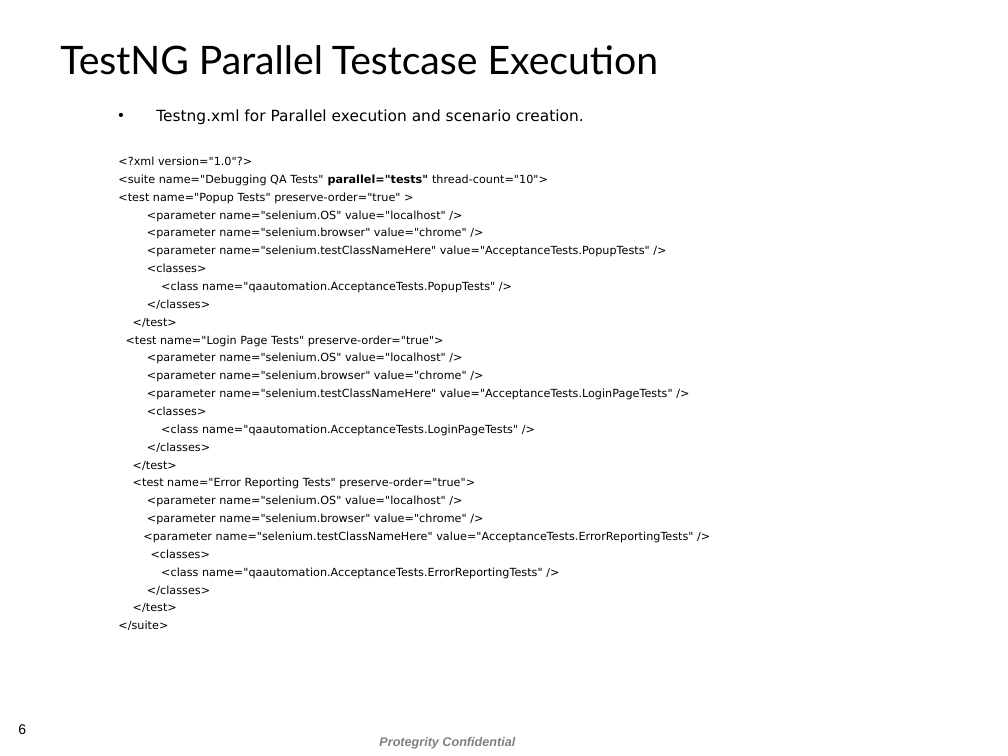
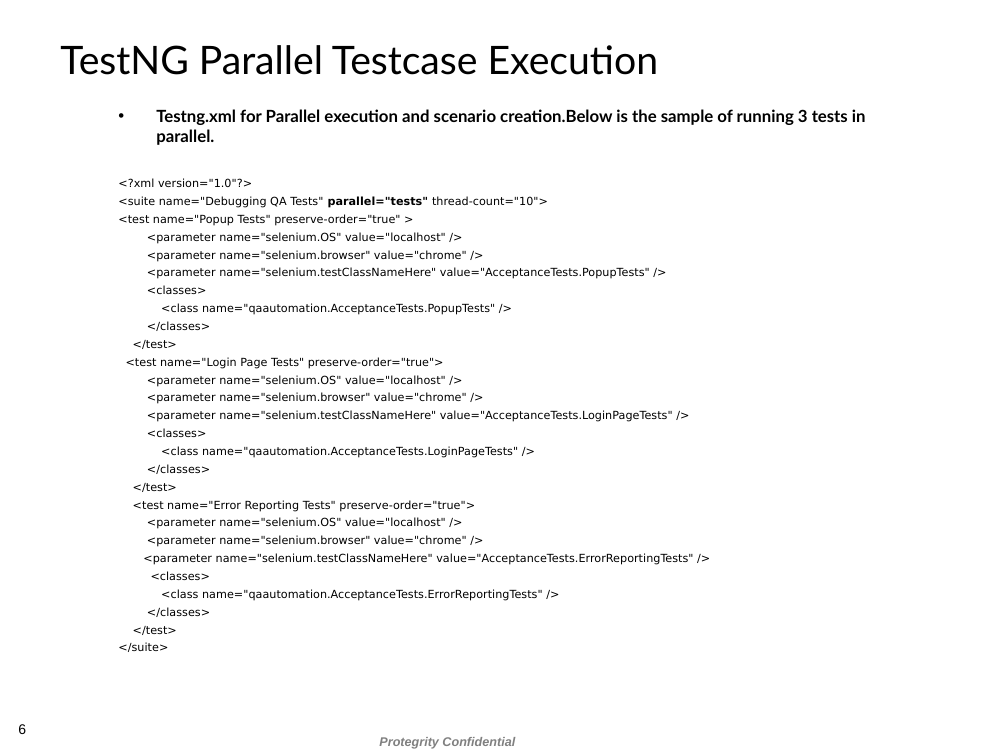
Before and after one commit to nalinigupta04/AQA, a slide deck: slide 6 of AQAFrameworkRestructure.pptx. Drawn at 1008x756 pixels with LibreOffice and Linux fonts; fonts in the diff are those of the drawing; background and template pictures are left out. Boxes give left, top, right and bottom in pixels: in the first picture for what was removed or moved away, otherwise in the second. Text is boxed around its words. In the diff, an @@ line names an element or a change of style, - is before the commit and + after.

```diff
--- a/AQAFrameworkRestructure.pptx
+++ b/AQAFrameworkRestructure.pptx
@@ text at (156,109,866,145): text changed; size 11 to 12 pt; font DejaVu Sans to Lato; bold on @@
-• Testng.xml for Parallel execution and scenario creation.
+• Testng.xml for Parallel execution and scenario creation.Below is the sample of running 3 tests in parallel.
```
Also in this commit, not shown: 5 other slides changed.
